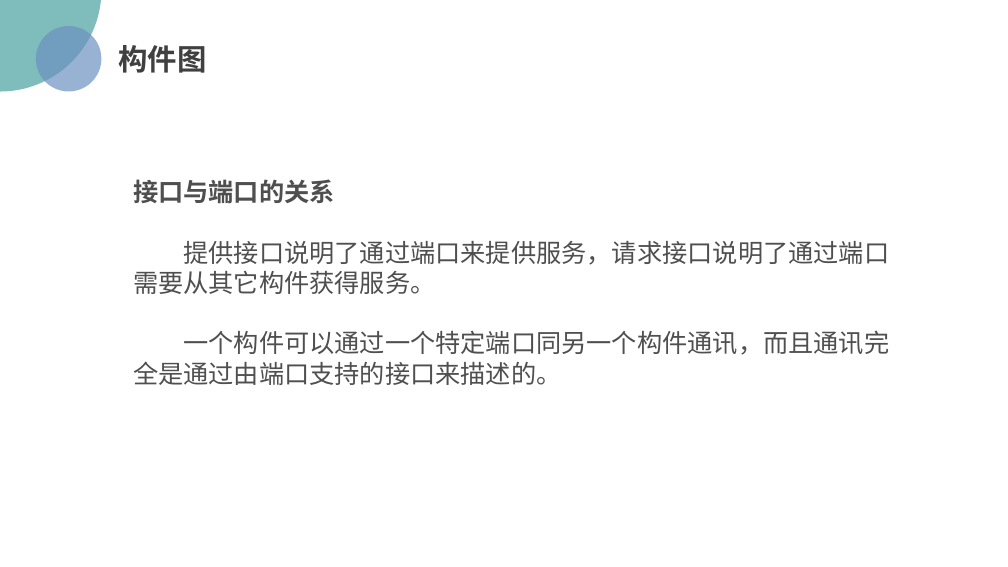
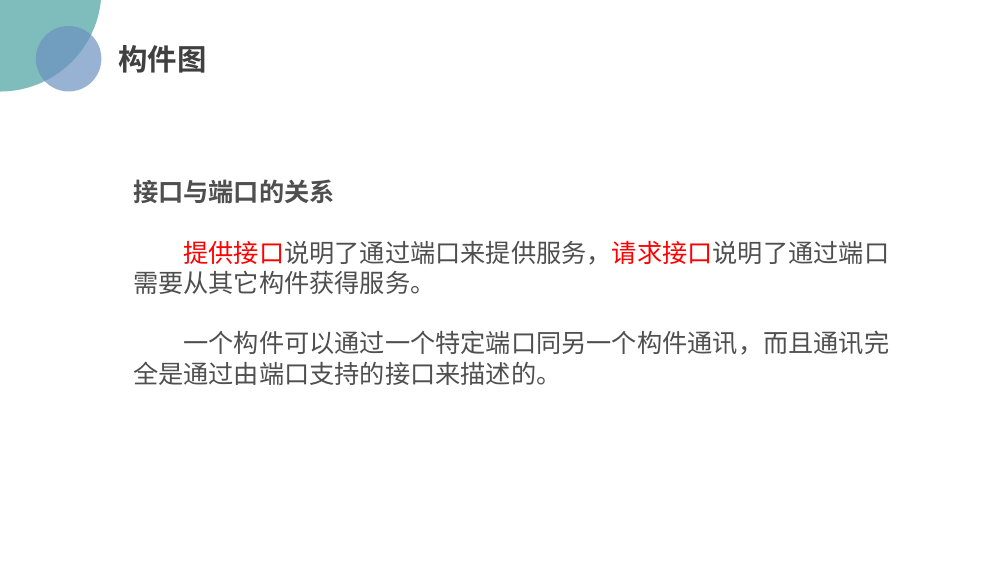
Before and after one commit to PRD2018/PRD2018-G15, a slide deck: slide 23 of 受控文档/02-其他任务/[PRD-15]UML基础III.pptx. Drawn at 1008x567 pixels with LibreOffice and Linux fonts; fonts in the diff are those of the drawing; background and template pictures are left out. Boxes give left, top, right and bottom in pixels: in the first picture for what was removed or moved away, otherwise in the second. Text is boxed around its words. In the diff, an @@ line names an element or a change of style, - is before the commit and + after.

```diff
--- a/受控文档/02-其他任务/[PRD-15]UML基础III.pptx
+++ b/受控文档/02-其他任务/[PRD-15]UML基础III.pptx
@@ text at (133,240,890,294): text colour #4F4F4F to #FF0000 in "提供接口说明了通过端口来提供服务，请求接口说明了通过端口需要从其它构件获得服务。" @@
```
Also in this commit, not shown: 12 other slides changed.
